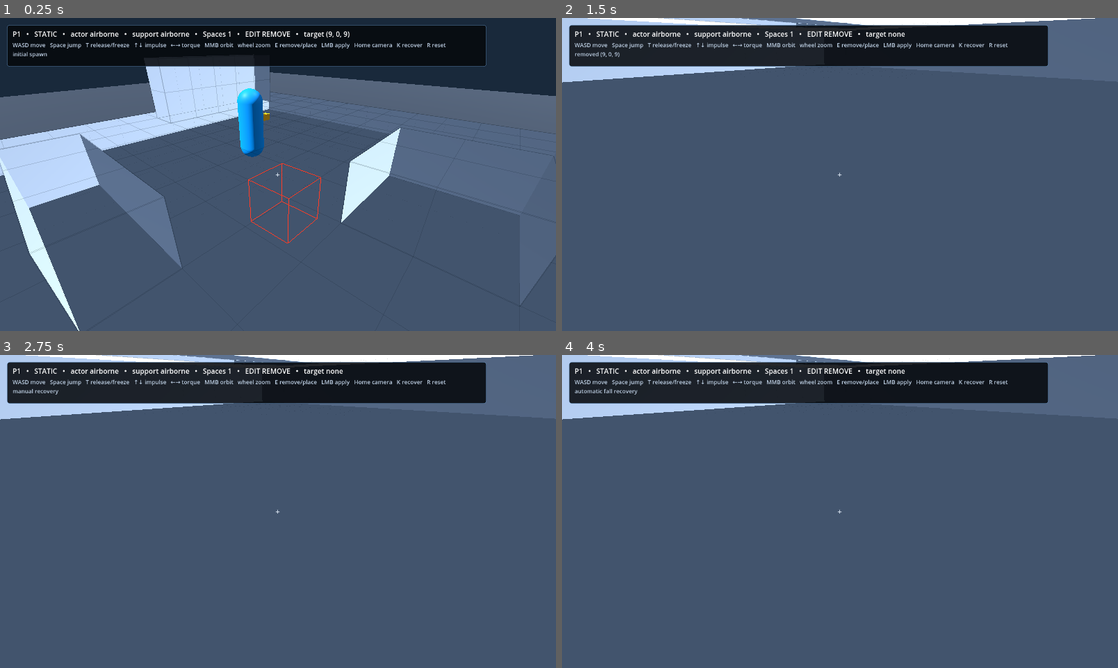
Above: before the commit, frames 1-4 (two rows, left to right).
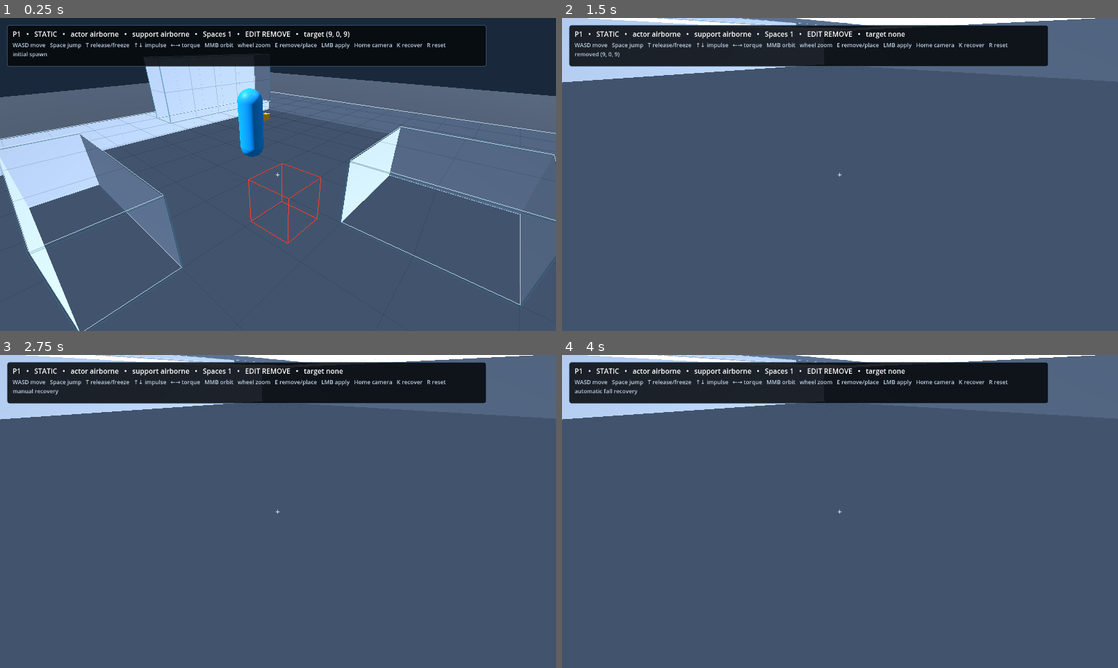
Above: after the commit, the same moments.

Repository: Jozzpoly/FrameMatter-Lab
Game: Godot game, scene res://p1/main.tscn
Two runs of this game, one before a commit and one after it. Both use one fixed random seed, a clock stepped at 60 frames per second and the inputs below.
Inputs (mouse positions are in pixels of both pictures, inside the frame that each line leads up to):
- Up to frame 1 (0.25 s): no input
- Up to frame 2 (1.5 s): tap Enter at 0.5 s; move the mouse to (962, 158) at 0.52 s; press the mouse at (962, 158) at 0.53 s; hold D (p1_move_right) 0.53-1.25 s; tap Space (p1_jump) at 0.77 s; release the mouse at (962, 158) at 1.25 s; tap R (p1_reset) at 1.25 s; drag from (728, 190) to (812, 237) at 1.27 s
- Up to frame 3 (2.75 s): move the mouse to (333, 442) at 2.02 s; hold D (p1_move_right) from 2.03 s (still down); hold K (p1_recover) from 2.03 s (still down)
- Up to frame 4 (4 s): release D (p1_move_right) at 2.75 s; release K (p1_recover) at 2.75 s; drag from (812, 574) to (673, 464) at 2.77 s; tap Home (p1_camera_reset) at 3.5 s; move the mouse to (1006, 558) at 3.52 s; hold A (p1_move_left) from 3.53 s (still down); tap F at 3.6 s; tap Space (p1_jump) at 3.77 s

The runs differ from the first frame. In frame 1, 1.3% of the frame differs, in the area x 0-100%, y 15-100%; in frame 2, less than 0.1%; in frame 3, less than 0.1%; in frame 4, less than 0.1%.
Error in both runs: Invalid call. Nonexistent function 'get_global_transform_interpolated' in base 'Node3D (SpaceQueryCharacter)'. (res://p1/camera_rig.gd:74)

Commit message:
Compose promoted Matter state presentation

Diff:
--- a/p1/main.tscn
+++ b/p1/main.tscn
@@ -7,6 +7,7 @@
 [ext_resource type="PackedScene" path="res://p1/matter_interactor.tscn" id="5_interactor"]
 [ext_resource type="Script" path="res://p1/space_control.gd" id="6_space_control"]
 [ext_resource type="Script" path="res://p1/matter_surface_grid.gd" id="7_surface_grid"]
+[ext_resource type="Script" path="res://p1/matter_state_presentation.gd" id="8_state_presentation"]
 
 [sub_resource type="Environment" id="Environment_P1"]
 background_mode = 1
@@ -100,6 +101,9 @@
 [node name="P1MatterSurfaceGrid" type="Node" parent="."]
 script = ExtResource("7_surface_grid")
 
+[node name="P1MatterStatePresentation" type="Node" parent="."]
+script = ExtResource("8_state_presentation")
+
 [node name="HUD" type="CanvasLayer" parent="."]
 
 [node name="Panel" type="PanelContainer" parent="HUD"]
Not shown: 1 places in p1/main.tscn that only renumber resources
